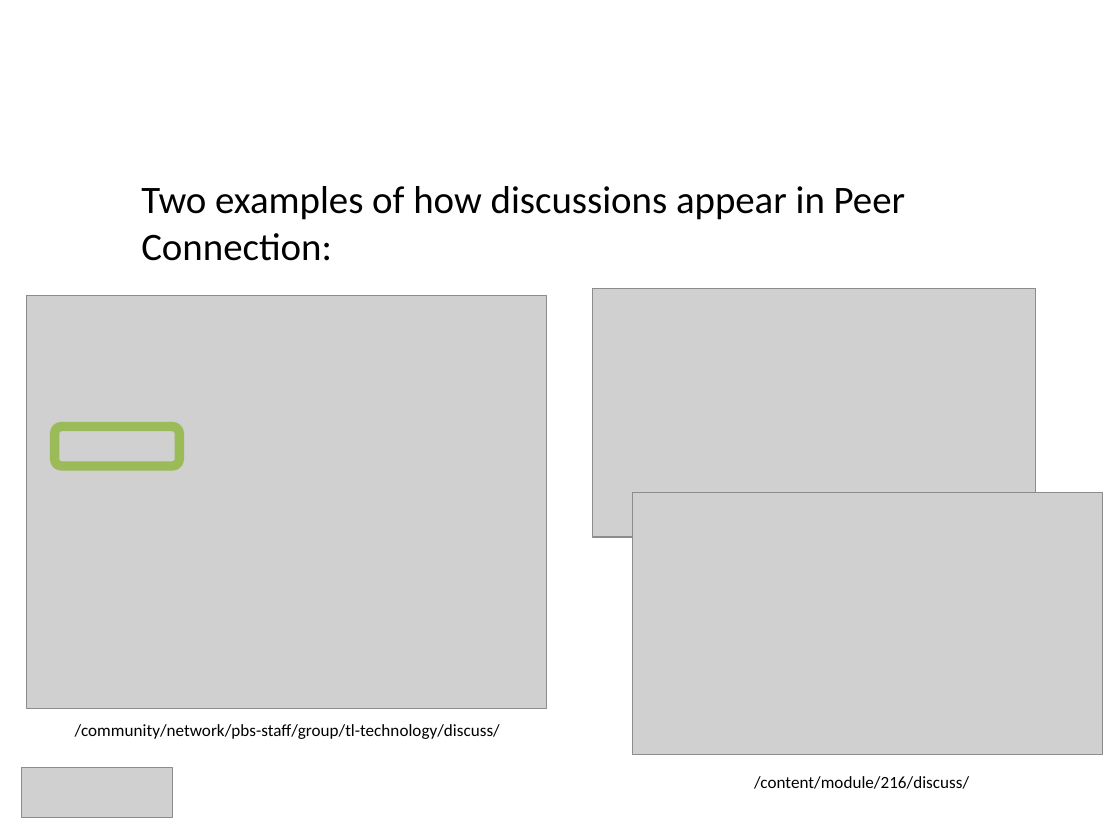
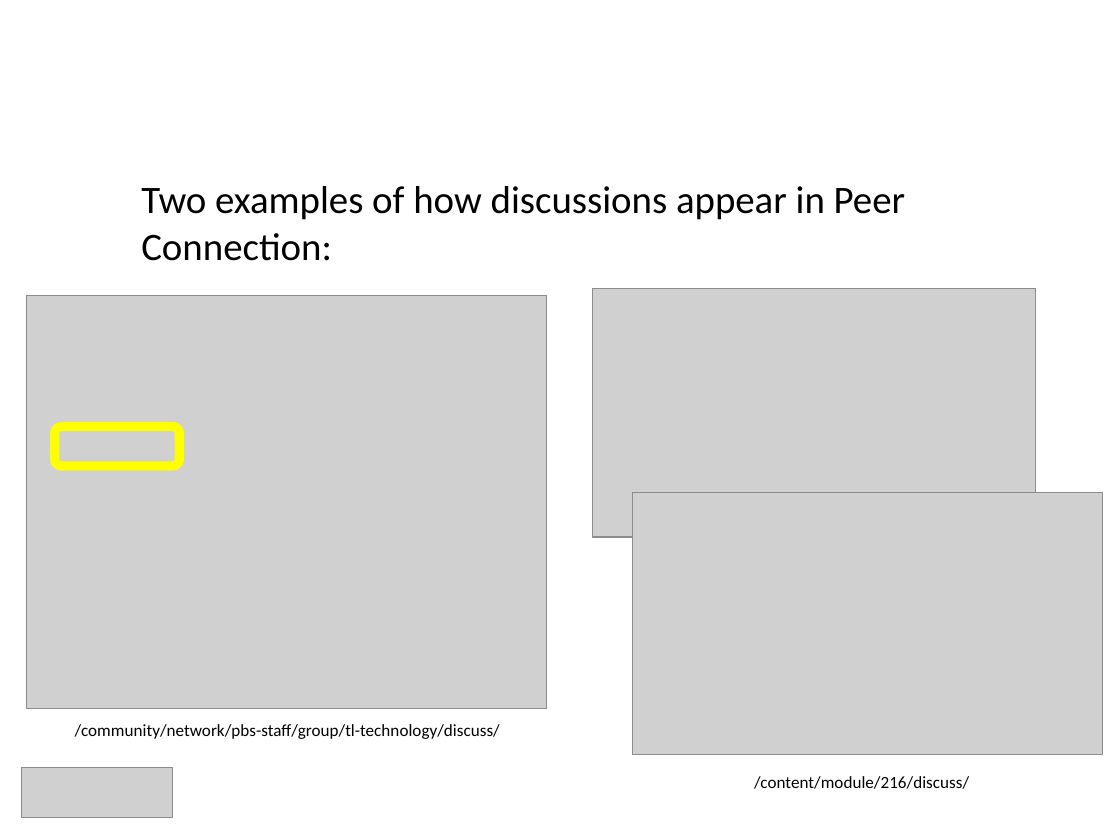
Before and after one commit to nowells/django-pluggables, a slide deck: slide 16 of docs/djangocon-09-presentation-shawnr-nowells.pptx (slide 15 before the commit). Drawn at 1120x840 pixels with LibreOffice and Linux fonts; fonts in the diff are those of the drawing; grey boxes stand for pictures; background and template pictures are left out. Boxes give left, top, right and bottom in pixels: in the first picture for what was removed or moved away, otherwise in the second. Text is boxed around its words. In the diff, an @@ line names an element or a change of style, - is before the commit and + after.

```diff
--- a/docs/djangocon-09-presentation-shawnr-nowells.pptx
+++ b/docs/djangocon-09-presentation-shawnr-nowells.pptx
@@ rounded rectangle at (55,427,179,466): outline #9BBB59 6 pt to #FFFF00 6 pt @@
```
Also in this commit, not shown: 6 other slides changed, 4 slides added, 1 slide removed.
